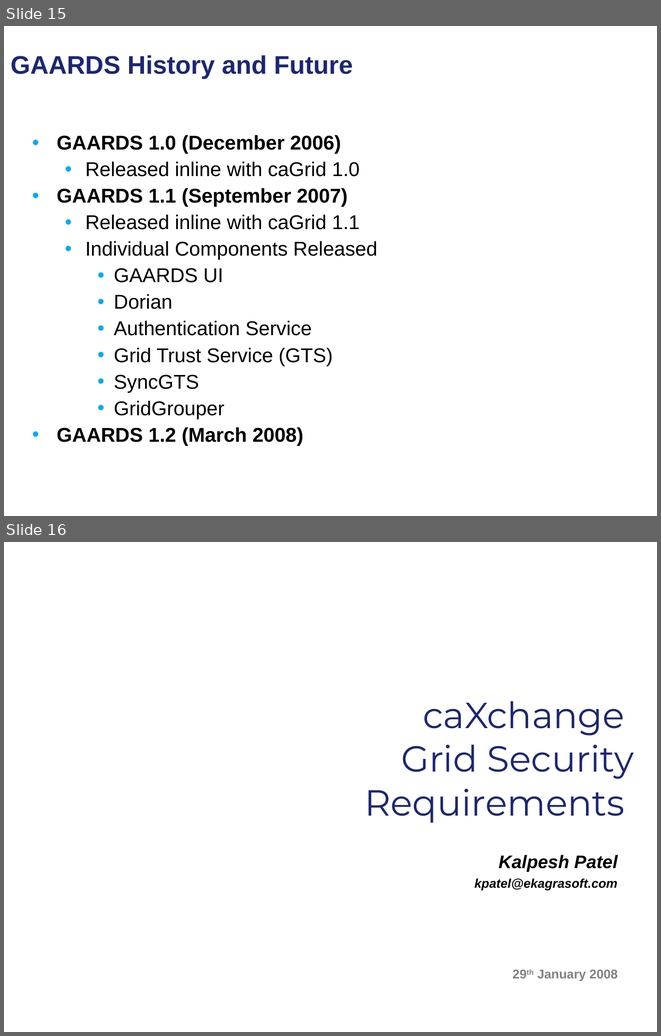
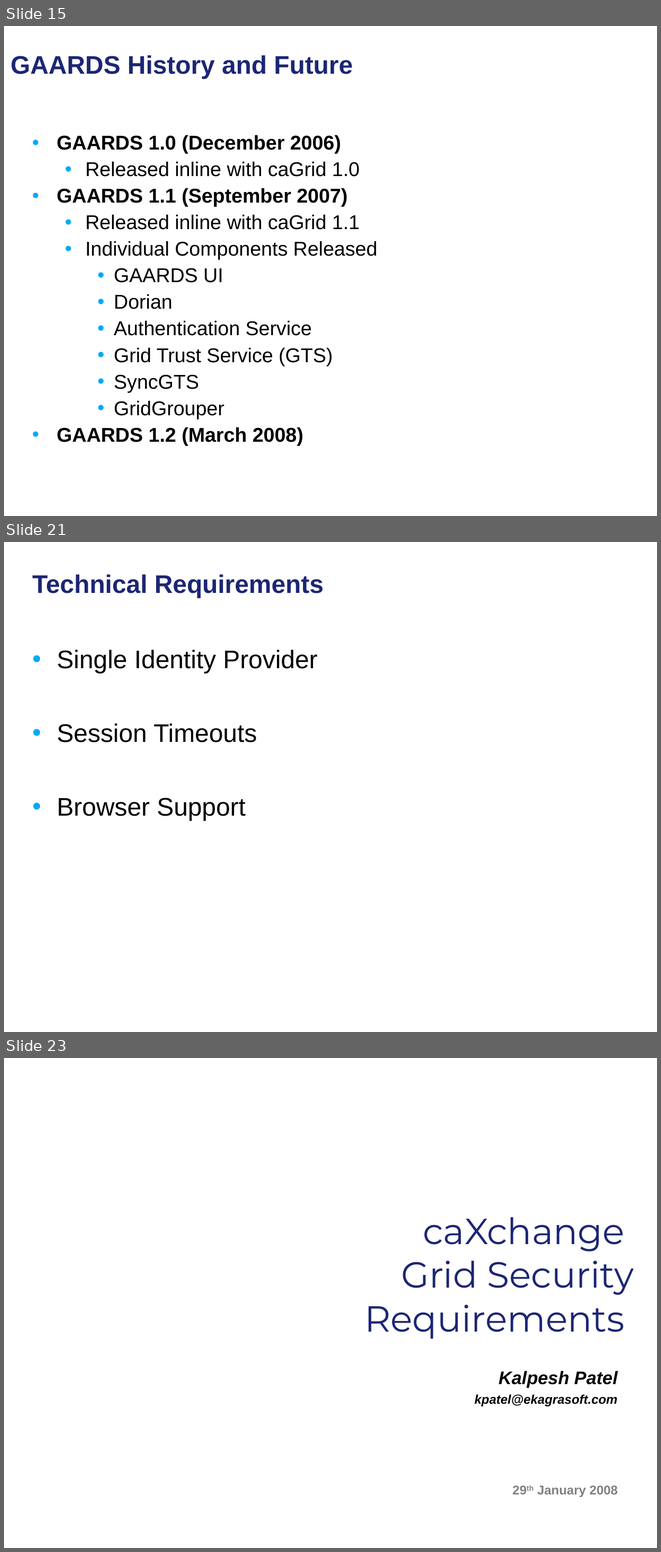
Before and after one commit to NCIP/cagrid-docs, a slide deck: presentations/security/gaards-arch-vcde-f2f-january-2008.ppt. Shown one above the other, each under a label of ours: slides 15 and 16 before the commit, slides 15, 21 and 23 after it; the slides between them are not shown. The pictures are 661x1036 and 661x1552 pixels, drawn with LibreOffice and Linux fonts; fonts in the diff are those of the drawing; background and template pictures are left out. Boxes give left, top, right and bottom in pixels: in the first picture for what was removed or moved away, otherwise in the second. Text is boxed around its words. In the diff, an @@ line names an element or a change of style, - is before the commit and + after.

```diff
--- a/presentations/security/gaards-arch-vcde-f2f-january-2008.ppt
+++ b/presentations/security/gaards-arch-vcde-f2f-january-2008.ppt
@@ slide 21 added at [4, 542, 657, 1032], background picture (left out) @@
@@ title added at [32, 574, 324, 598], 28 pt, text #1C2674, bold @@
+Technical Requirements
@@ text added at [57, 650, 317, 821], 28 pt, text #000000 @@
+• Single Identity Provider
+• Session Timeouts
+• Browser Support
@@ what was slide 16 is now slide 23 @@
```
Also in this commit, not shown: 6 other slides added.
